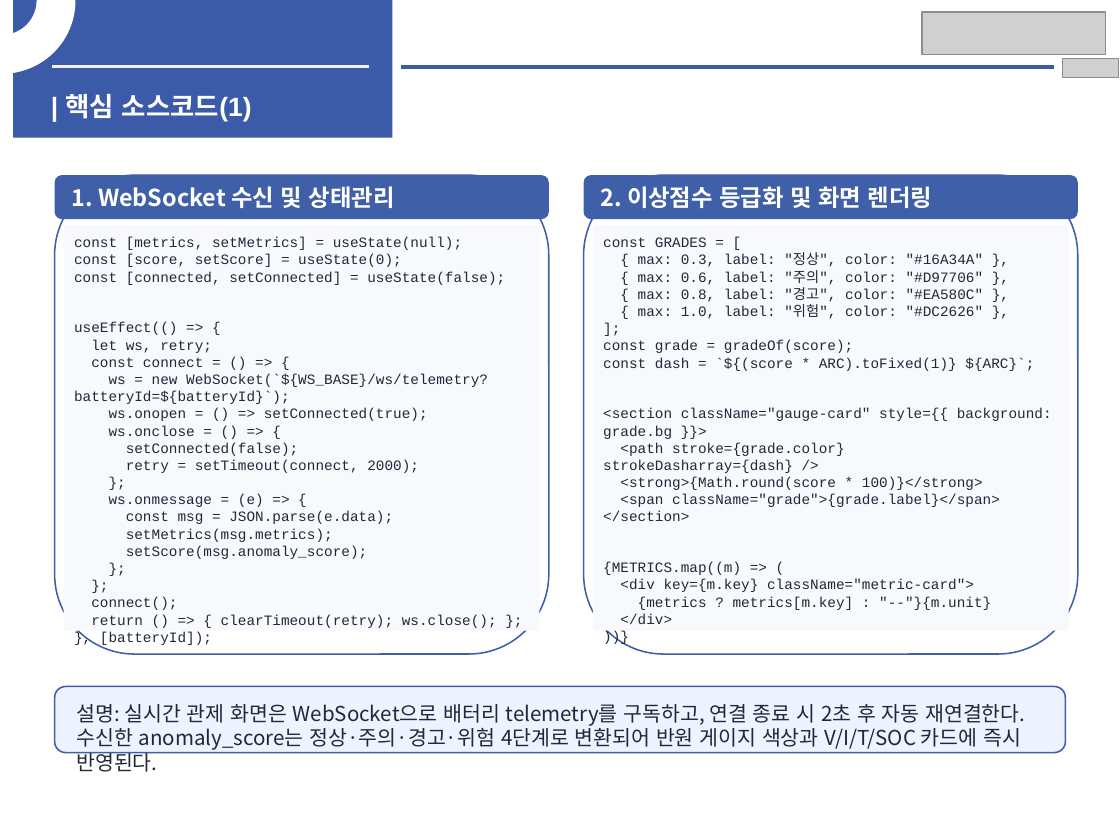
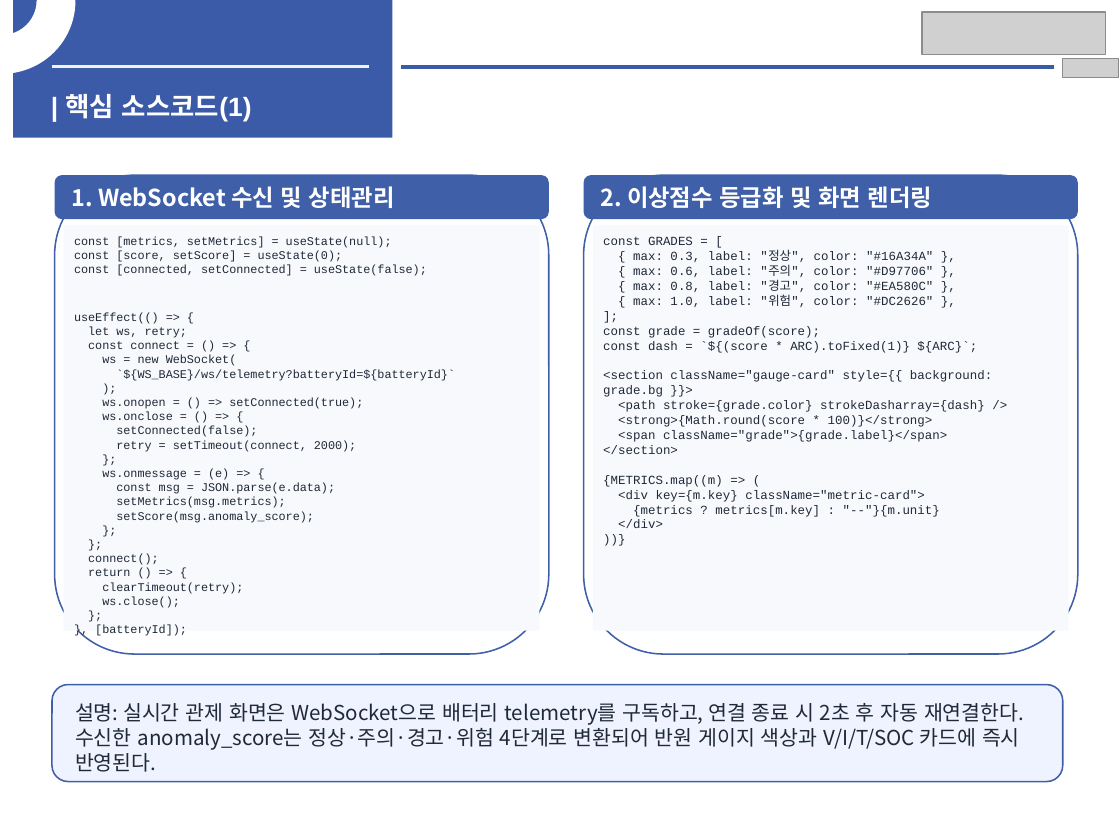
Before and after one commit to ricky30825-creator/BMS, a slide deck: slide 53 of 설계 산출물/중간 보고서.pptx. Drawn at 1120x840 pixels with LibreOffice and Linux fonts; fonts in the diff are those of the drawing; grey boxes stand for pictures. Boxes give left, top, right and bottom in pixels: in the first picture for what was removed or moved away, otherwise in the second. Text is boxed around its words. In the diff, an @@ line names an element or a change of style, - is before the commit and + after.

Commit message:
Fix slide 53 code overflow

```diff
--- a/설계 산출물/중간 보고서.pptx
+++ b/설계 산출물/중간 보고서.pptx
@@ text in rectangle at bbox=[74, 236, 427, 636]: size 9.2 to 7.6 pt in "const [metrics, setMetrics] = useState(null);", "const [score, setScore] = useState(0);", "const [connected, setConnected] = useState(false);", "useEffect(() => {" and 15 more places @@
@@ rectangle "const GRADES = [" at bbox=[592, 225, 1068, 631]: size 9.2 to 8 pt @@
@@ text in rectangle at bbox=[102, 355, 455, 381]: text changed; size 9.2 to 7.6 pt @@
-ws = new WebSocket(`${WS_BASE}/ws/telemetry?batteryId=${batteryId}`);
+ws = new WebSocket(
+`${WS_BASE}/ws/telemetry?batteryId=${batteryId}`
+);
@@ text in rectangle at bbox=[88, 568, 243, 608]: text changed; size 9.2 to 7.6 pt @@
-return () => { clearTimeout(retry); ws.close(); };
+return () => {
+clearTimeout(retry);
+ws.close();
+};
@@ rounded rectangle "설명: 실시간 관제 화면은 WebSocket으로 ...": place and size @@
-rounded rectangle "설명: 실시간 관제 화면은 WebSocket으로 ..." at bbox=[55, 687, 1065, 753]
+rounded rectangle "설명: 실시간 관제 화면은 WebSocket으로 ..." at bbox=[52, 684, 1062, 782]
```
